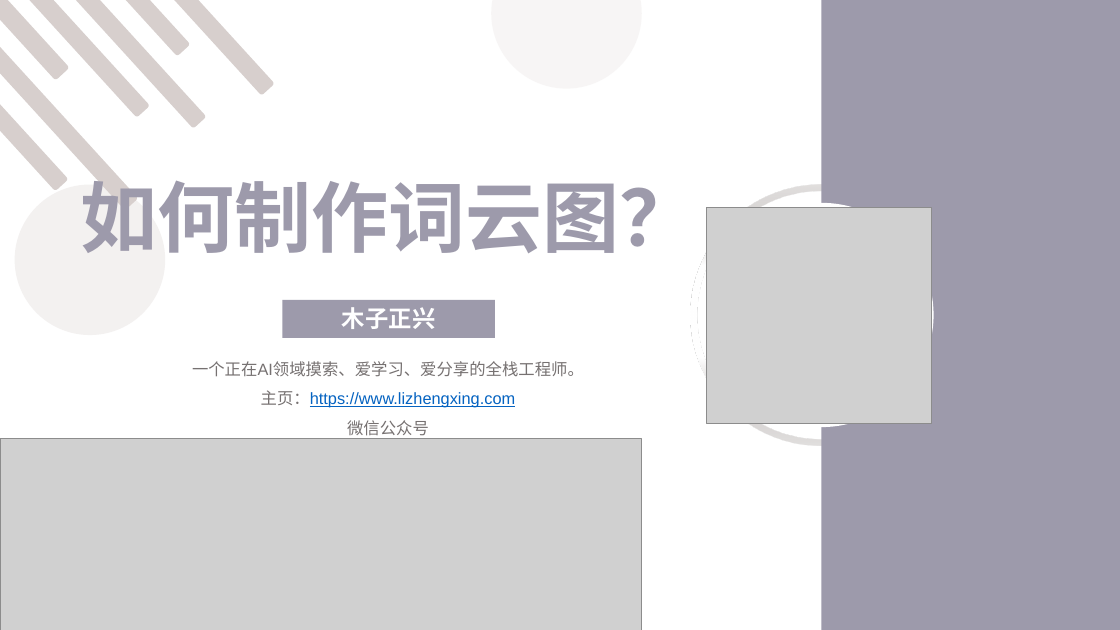
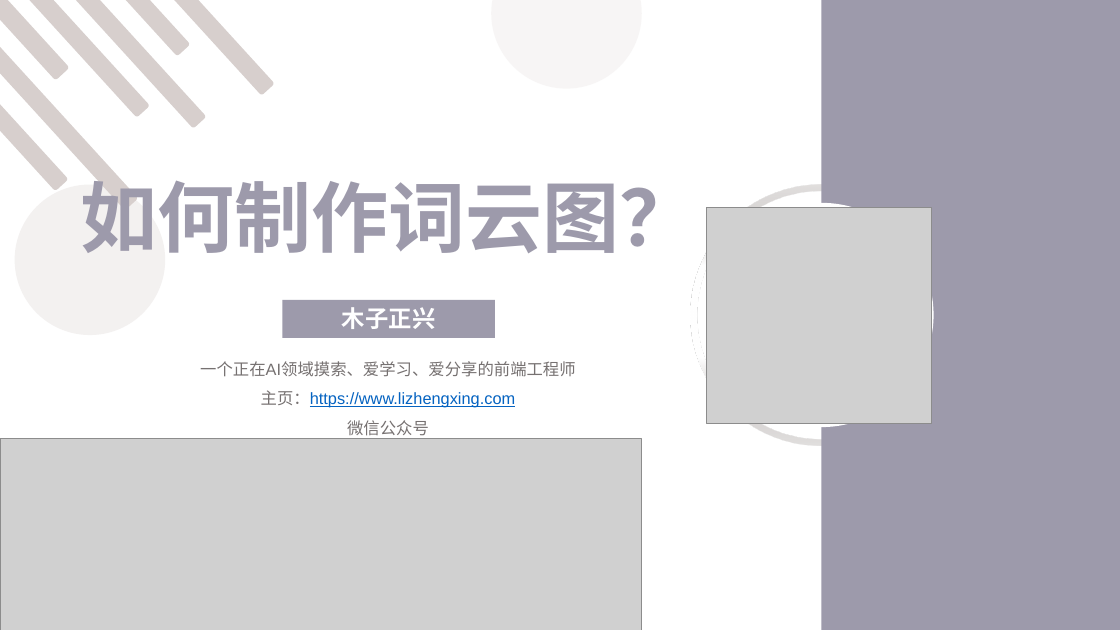
Before and after one commit to webj2eedev/lizhengxing_nlp, a slide deck: slide 1 of wordcloud.pptx. Drawn at 1120x630 pixels with LibreOffice and Linux fonts; fonts in the diff are those of the drawing; grey boxes stand for pictures. Boxes give left, top, right and bottom in pixels: in the first picture for what was removed or moved away, otherwise in the second. Text is boxed around its words. In the diff, an @@ line names an element or a change of style, - is before the commit and + after.

```diff
--- a/wordcloud.pptx
+++ b/wordcloud.pptx
@@ text at <box>200,361,575,377</box>: text changed @@
-一个正在AI领域摸索、爱学习、爱分享的全栈工程师。
+一个正在AI领域摸索、爱学习、爱分享的前端工程师
```
Also in this commit, not shown: 3 slides added, 3 slides removed.
